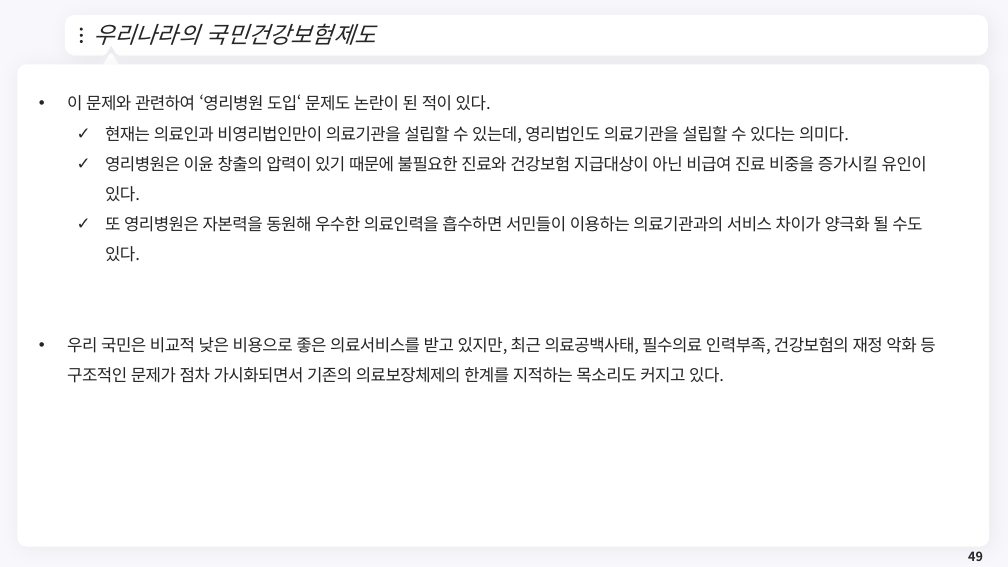
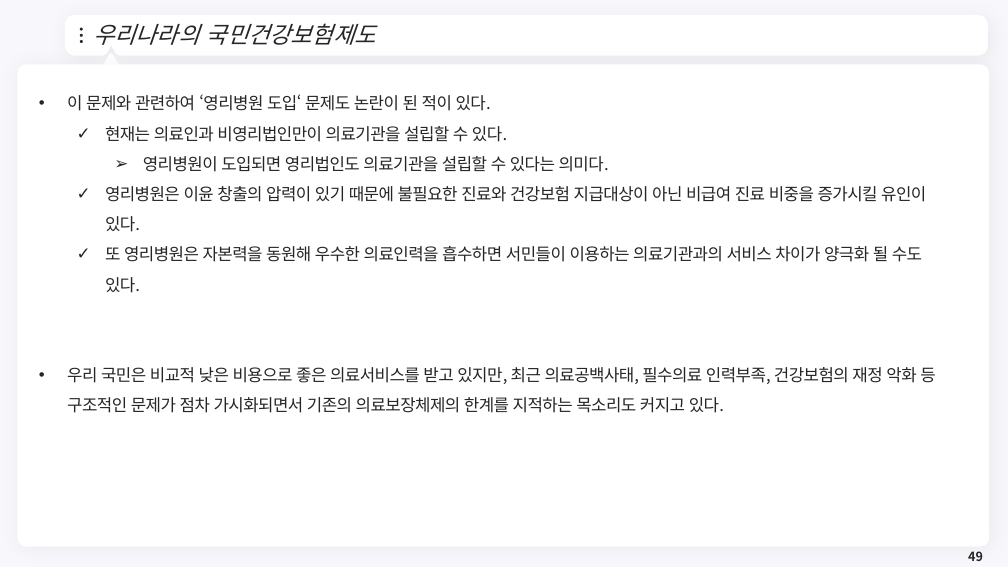
Before and after one commit to meandthey/Teaching, a slide deck: slide 49 of 재정학/01_Lectures/재정학_Chapter_10.pptx. Drawn at 1008x567 pixels with LibreOffice and Linux fonts; fonts in the diff are those of the drawing; background and template pictures are left out. Boxes give left, top, right and bottom in pixels: in the first picture for what was removed or moved away, otherwise in the second. Text is boxed around its words. In the diff, an @@ line names an element or a change of style, - is before the commit and + after.

```diff
--- a/재정학/01_Lectures/재정학_Chapter_10.pptx
+++ b/재정학/01_Lectures/재정학_Chapter_10.pptx
@@ text at (105, 126, 609, 172): text changed @@
-  ✓ 현재는 의료인과 비영리법인만이 의료기관을 설립할 수 있는데, 영리법인도 의료기관을 설립할 수 있다는 의미다.
+  ✓ 현재는 의료인과 비영리법인만이 의료기관을 설립할 수 있다.
+    ➢ 영리병원이 도입되면 영리법인도 의료기관을 설립할 수 있다는 의미다.
```
Also in this commit, not shown: 1 other slide changed, 1 other file.
